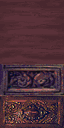
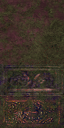
Layered file, before and after one edit (64x128). Changes by layer:
added group "y (grass)" with 2 layers above "x" over [0, 0, 64, 128]
added layer "grass2" in group "y (grass)" over [0, 0, 64, 128]
added layer "grass1" in group "y (grass)" over [0, 0, 64, 128]
added group "x" with 2 layers above "base" over [0, 0, 64, 128]
added layer "grunge" (40%) in group "x" over [0, 0, 64, 128]
added layer "grime" in group "x" over [0, 0, 64, 128]
added group "base" with 3 layers over [0, 0, 64, 128]
moved "Layer 2" into group "base" over [0, 96, 64, 128]
moved "Layer 1" into group "base" over [0, 64, 64, 96]
renamed "Background" to "Layer 0", moved it into group "base" over [0, 0, 64, 128]
